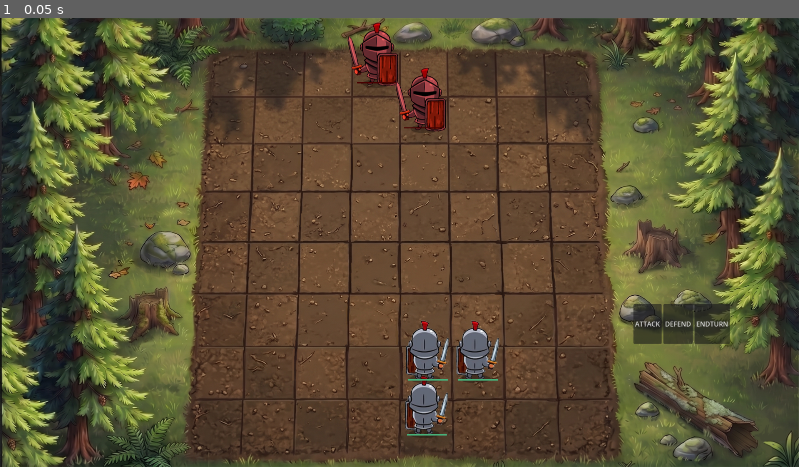
Above: before the commit, frame 1.
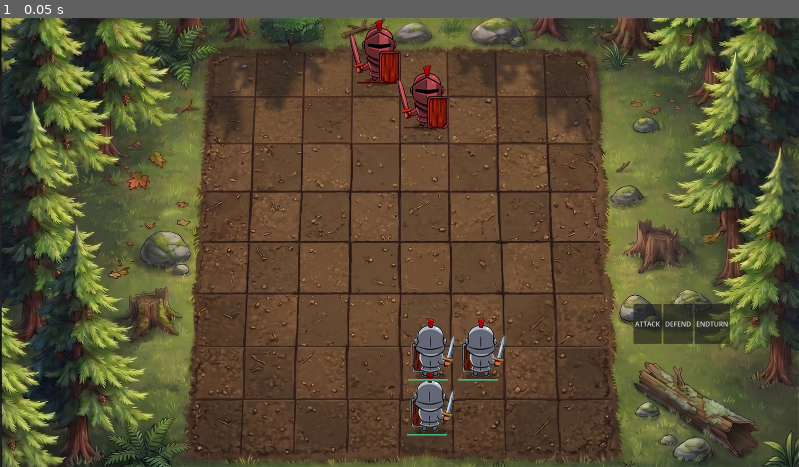
Above: after the commit, the same moment.

Repository: Liebe-dev/game-jam-kreardor-team
Game: Godot game, scene res://board.tscn
Two runs of this game, one before a commit and one after it. Both use one fixed random seed, a clock stepped at 60 frames per second and the inputs below.
Inputs:
- Up to frame 1 (0.05 s): no input

The runs differ from the first frame. In frame 1, 2.2% of the frame differs, in the area x 43-64%, y 0-94%.

Commit message:
sprite

Diff:
--- a/Pawn.tscn
+++ b/Pawn.tscn
@@ -17,6 +17,7 @@
 position = Vector2(0, -47)
 texture = ExtResource("2_iexdo")
 hframes = 4
+frame = 3
 
 [node name="HealthBar" type="ProgressBar" parent="." unique_id=1792561652]
 anchors_preset = 8
Binary file added: bishop_sheet.png
Not shown, added: bishop_sheet.png.import
Binary file added: horse_sheet.png
Not shown, added: horse_sheet.png.import
Not shown, added: pawn-sheet.png.import
Binary file added: pawn_enemy_sheet.png
Not shown, added: pawn_enemy_sheet.png.import
Binary file changed: pawn_sheet.png
Binary file added: rook_sheet.png
Not shown, added: rook_sheet.png.import
